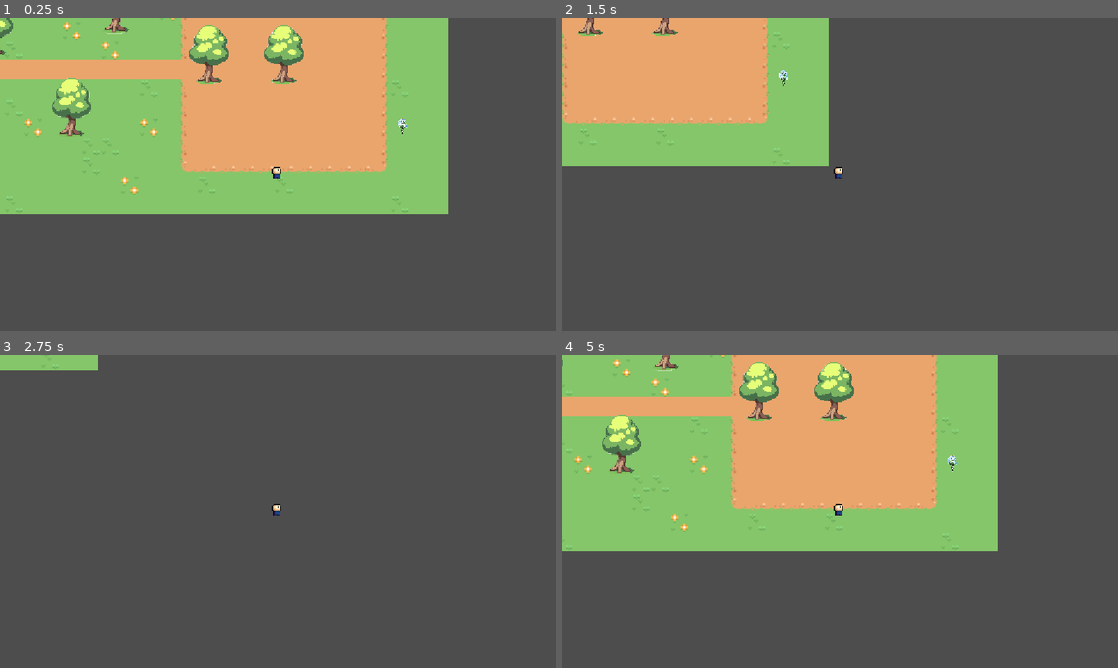
Above: before the commit, frames 1-4 (two rows, left to right).
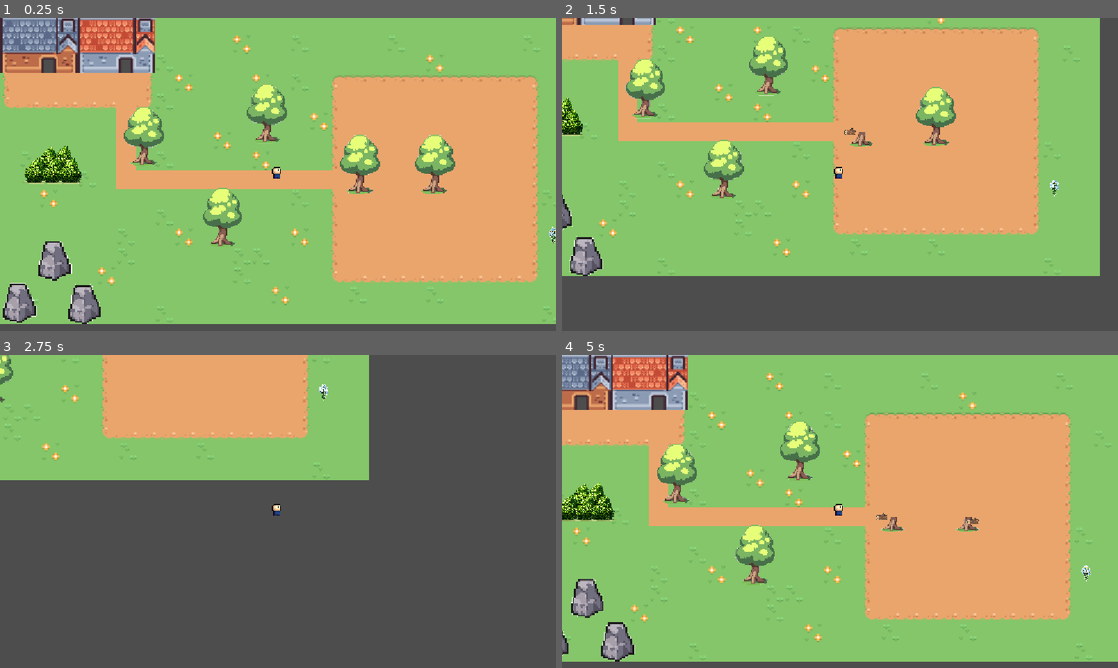
Above: after the commit, the same moments.

Repository: Katzmaniac90/ADAN
Game: Godot game, scene res://Scenes/World/World.tscn
Same seed, same stepped clock (60 frames per second), same inputs: the game is played once before the commit and once after it.
Inputs:
- Up to frame 1 (0.25 s): no input
- Up to frame 2 (1.5 s): tap Enter at 0.5 s; hold Right (ui_right) 0.53-1.28 s; tap E (interact) at 0.6, 1.35 s; hold Down (ui_down) from 1.28 s (still down)
- Up to frame 3 (2.75 s): release Down (ui_down) at 2.03 s; hold Right (ui_right) from 2.03 s (still down); tap E (interact) at 2.1 s
- Up to frame 4 (5 s): release Right (ui_right) at 2.78 s; hold Up (ui_up) 2.78-3.53 s; tap E (interact) at 2.85, 3.6, 4.35 s; hold Left (ui_left) from 3.53 s (still down)

The runs differ from the first frame. In frame 1, 81% of the frame differs, in the area x 0-100%, y 0-98%; in frame 2, 70%; in frame 3, 26%; in frame 4, 80%.

Commit message:
Update World.tscn

Diff:
--- a/Scenes/World/World.tscn
+++ b/Scenes/World/World.tscn
@@ -162,7 +162,7 @@
 position = Vector2(41, 125)
 
 [node name="Player" parent="." unique_id=226938582 instance=ExtResource("6_kuxid")]
-position = Vector2(355, 223)
+position = Vector2(230, 132)
 
 [node name="Rock2" parent="." unique_id=265874353 instance=ExtResource("3_87yka")]
 position = Vector2(20, 233)
